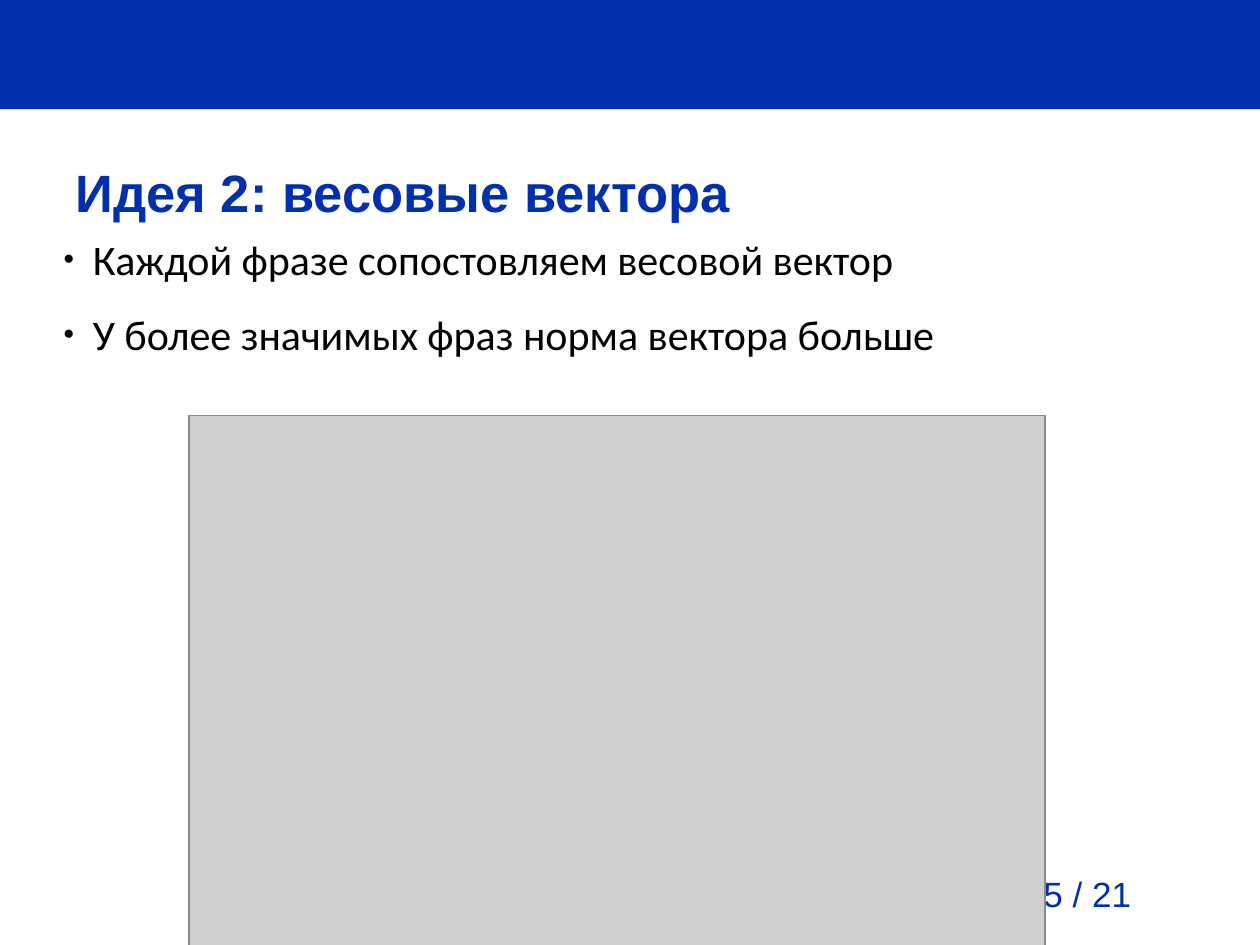
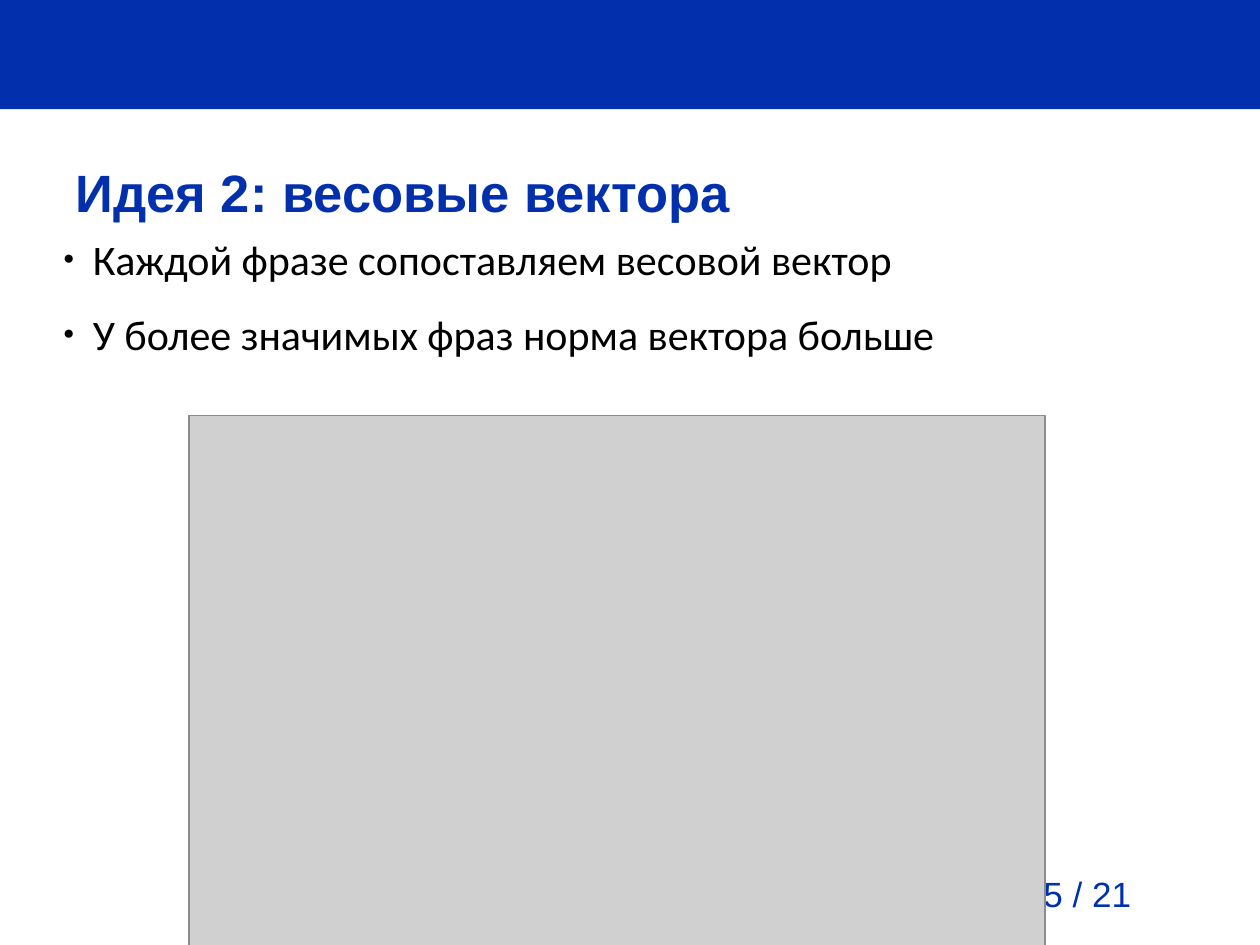
Before and after one commit to pva701/bachelor-thesis, a slide deck: slide 15 of presentation/presentation.odp. Drawn at 1260x945 pixels with LibreOffice and Linux fonts; fonts in the diff are those of the drawing; grey boxes stand for pictures; background and template pictures are left out. Boxes give left, top, right and bottom in pixels: in the first picture for what was removed or moved away, otherwise in the second. Text is boxed around its words. In the diff, an @@ line names an element or a change of style, - is before the commit and + after.

```diff
--- a/presentation/presentation.odp
+++ b/presentation/presentation.odp
@@ text at (93, 246, 891, 282): text changed @@
-● Каждой фразе сопостовляем весовой вектор
+● Каждой фразе сопоставляем весовой вектор
```
Also in this commit, not shown: 4 other slides changed, 4 other files.
